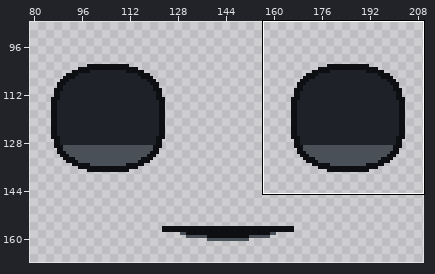
Two states of a pixel-art file, fuentes/aseprite/geo/cara_niño_face_2.aseprite. Above: a wide view before the commit, with the close-up outlined.
Close-up. Before the commit:
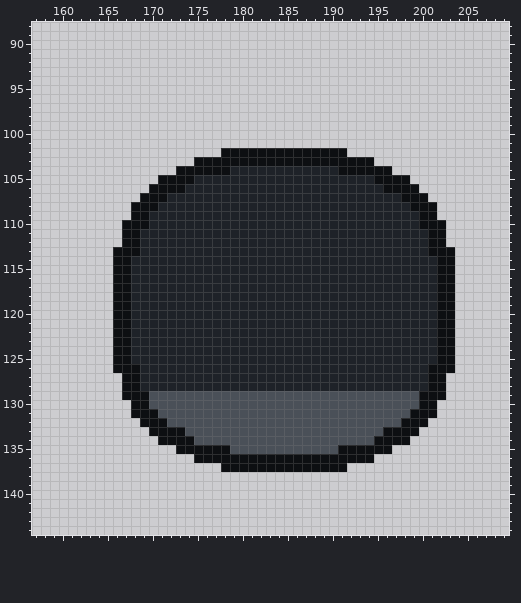
256x256 pixels, 1 frame. Shown: x 157..209, y 88..144. The wide view leaves out empty margins. The commit also changed other parts of the picture, which this record leaves out.
Once edited:
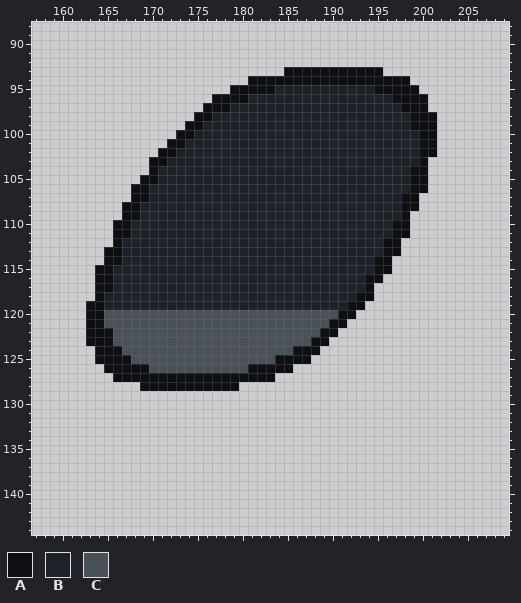
Palette (. is transparent): A #0d0f12  B #1e2228  C #4a5058
Diff:
y 93: x 185..195 ........... -> AAAAAAAAAAA
y 94: x 181..198 .................. -> AAAAAAAAAAAAAAAAAA
y 95: x 179..199 ..................... -> AAAAABBBBBBBBBBBAAAAA
y 96: x 177..200 ........................ -> AAAABBBBBBBBBBBBBBBBAAAA
y 97: x 176..200 ......................... -> AAABBBBBBBBBBBBBBBBBBBAAA
y 98: x 175..201 ........................... -> AABBBBBBBBBBBBBBBBBBBBBBAAA
y 99: x 174..201 ............................ -> AABBBBBBBBBBBBBBBBBBBBBBBAAA
y 100: x 173..201 ............................. -> AABBBBBBBBBBBBBBBBBBBBBBBBBAA
y 101: x 172..201 .............................. -> AABBBBBBBBBBBBBBBBBBBBBBBBBBAA
y 102: x 171..201 .......AAAAAAAAAAAAAA.......... -> AABBBBBBBBBBBBBBBBBBBBBBBBBBBAA
y 103: x 170..200 .....AAAAAAAAAAAAAAAAAAAA...... -> AABBBBBBBBBBBBBBBBBBBBBBBBBBBBA
y 104: x 170..178 ...AAAAAA -> ABBBBBBBB; x 191..200 AAAAAA.... -> BBBBBBBBAA
y 105: x 169..174 ..AAAA -> AABBBB; x 195..200 AAAA.. -> BBBBAA
y 106: x 168..173 ..AAAA -> AABBBB; x 196..198 AAA -> BBB; x 200 . -> A
y 107: x 168 . -> A; x 170..171 AA -> BB; x 200 A -> .
y 108: x 167 . -> A; x 169..170 AA -> BB; x 198 B -> A; x 200..201 AA -> ..
y 109: x 167 . -> A; x 169 A -> B; x 198..201 BBAA -> A...
y 110: x 166 . -> A; x 168..169 AA -> BB; x 197..202 BBBAAA -> AA....
y 111: x 166 . -> A; x 168 A -> B; x 197..202 BBBBAA -> AA....
y 112: x 166..168 .AA -> ABB; x 196..202 BBBBBAA -> AA.....
y 113: x 165 . -> A; x 167..168 AA -> BB; x 196..203 BBBBBAAA -> AA......
y 114: x 165 . -> A; x 167 A -> B; x 195..203 BBBBBBBAA -> AA.......
y 115: x 164..167 ..AA -> AABB; x 195..203 BBBBBBBAA -> AA.......
y 116: x 164..167 ..AA -> AABB; x 194..203 BBBBBBBBAA -> AA........
y 117: x 164..167 ..AA -> AABB; x 194..203 BBBBBBBBAA -> A.........
y 118: x 164..167 ..AA -> ABBB; x 193..203 BBBBBBBBBAA -> AA.........
y 119: x 163..167 ...AA -> AABBB; x 192..203 BBBBBBBBBBAA -> AA..........
y 120: x 163..203 ...AABBBBBBBBBBBBBBBBBBBBBBBBBBBBBBBBBBAA -> AACCCCCCCCCCCCCCCCCCCCCCCCCCAA...........
y 121: x 163..203 ...AABBBBBBBBBBBBBBBBBBBBBBBBBBBBBBBBBBAA -> AACCCCCCCCCCCCCCCCCCCCCCCCCAA............
y 122: x 163..203 ...AABBBBBBBBBBBBBBBBBBBBBBBBBBBBBBBBBBAA -> AAACCCCCCCCCCCCCCCCCCCCCCCAA.............
y 123: x 163..203 ...AABBBBBBBBBBBBBBBBBBBBBBBBBBBBBBBBBBAA -> AAACCCCCCCCCCCCCCCCCCCCCCAA..............
y 124: x 164..165 .. -> AA; x 167..203 ABBBBBBBBBBBBBBBBBBBBBBBBBBBBBBBBBBAA -> CCCCCCCCCCCCCCCCCCCAAA...............
y 125: x 164..165 .. -> AA; x 168..203 BBBBBBBBBBBBBBBBBBBBBBBBBBBBBBBBBBAA -> CCCCCCCCCCCCCCCCAAAA................
y 126: x 165 . -> A; x 169..203 BBBBBBBBBBBBBBBBBBBBBBBBBBBBBBBBAAA -> ACCCCCCCCCCCAAAAA..................
y 127: x 166 . -> A; x 169..202 BBBBBBBBBBBBBBBBBBBBBBBBBBBBBBBBAA -> AAAAAAAAAAAAAAA...................
y 128: x 167..202 AABBBBBBBBBBBBBBBBBBBBBBBBBBBBBBBBAA -> ..AAAAAAAAAAA.......................
y 129: x 167..202 AAACCCCCCCCCCCCCCCCCCCCCCCCCCCCCCAAA -> ....................................
y 130: x 168..201 AACCCCCCCCCCCCCCCCCCCCCCCCCCCCCCAA -> ..................................
y 131: x 168..201 AAACCCCCCCCCCCCCCCCCCCCCCCCCCCCAAA -> ..................................
y 132: x 169..200 AAACCCCCCCCCCCCCCCCCCCCCCCCCCAAA -> ................................
y 133: x 170..199 AAAACCCCCCCCCCCCCCCCCCCCCCAAAA -> ..............................
y 134: x 171..198 AAAACCCCCCCCCCCCCCCCCCCCAAAA -> ............................
y 135: x 173..196 AAAAAACCCCCCCCCCCCAAAAAA -> ........................
y 136: x 175..194 AAAAAAAAAAAAAAAAAAAA -> ....................
y 137: x 178..191 AAAAAAAAAAAAAA -> ..............
Where, in picture pixels (left, top, right, bottom), the same in both close-ups:
changed: (86, 67, 455, 472)
